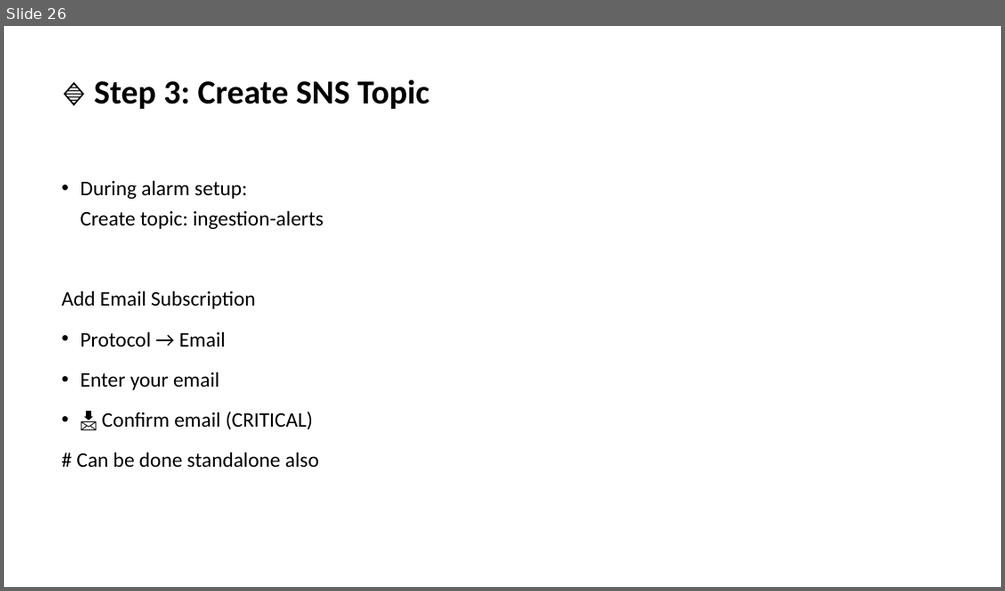
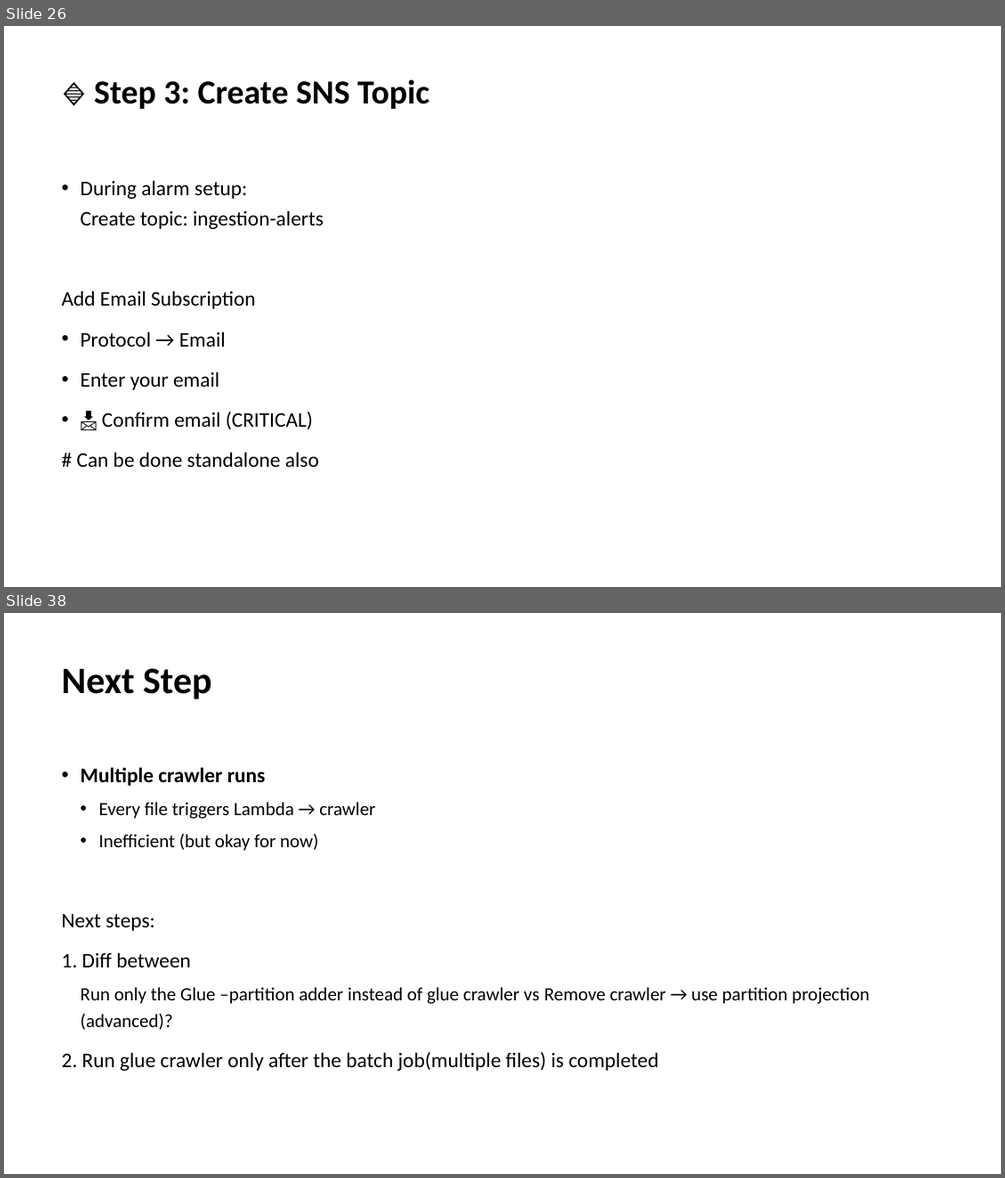
Before and after one commit to sabyasachisome/data_engineering_workshop, a slide deck: data_engineering_workshop.pptx. Shown one above the other, each under a label of ours: slide 26 before the commit, slides 26 and 38 after it; the slides between them are not shown. The pictures are 1005x591 and 1005x1178 pixels, drawn with LibreOffice and Linux fonts; fonts in the diff are those of the drawing. Boxes give left, top, right and bottom in pixels: in the first picture for what was removed or moved away, otherwise in the second. Text is boxed around its words. In the diff, an @@ line names an element or a change of style, - is before the commit and + after.

```diff
--- a/data_engineering_workshop.pptx
+++ b/data_engineering_workshop.pptx
@@ slide 38 added at bbox=[4, 613, 1001, 1174], background #FFFFFF @@
@@ title added at bbox=[62, 668, 212, 699], 36 pt, text #000000, bold @@
+Next Step
@@ text added at bbox=[62, 767, 869, 1070], 18 pt, text #000000 @@
+• Multiple crawler runs
+  • Every file triggers Lambda → crawler
+  • Inefficient (but okay for now)
+Next steps:
+1. Diff between
+  Run only the Glue –partition adder instead of glue crawler vs Remove crawler → use partition projection (advanced)?
+2. Run glue crawler only after the batch job(multiple files) is completed
```
Also in this commit, not shown: 11 other slides added.
